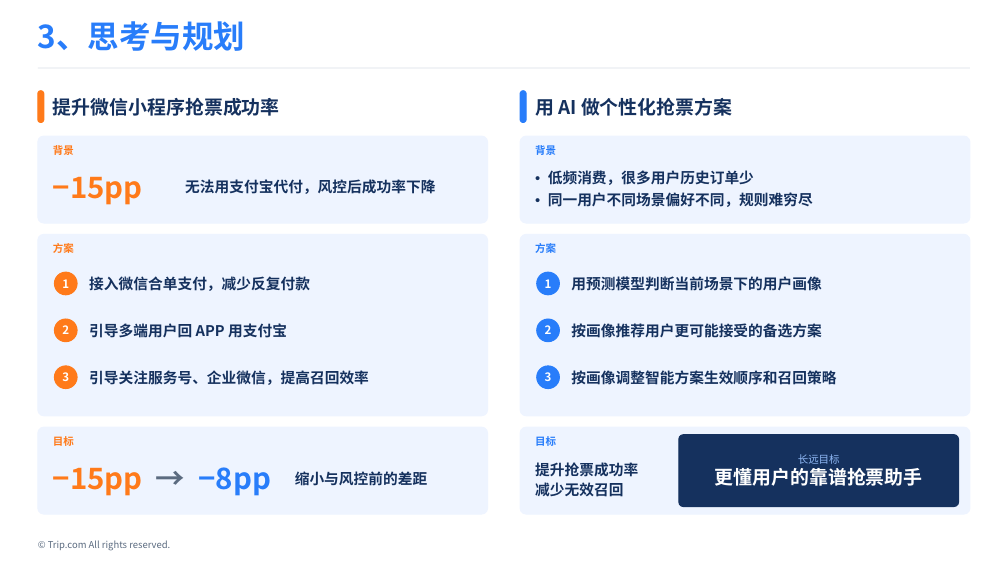
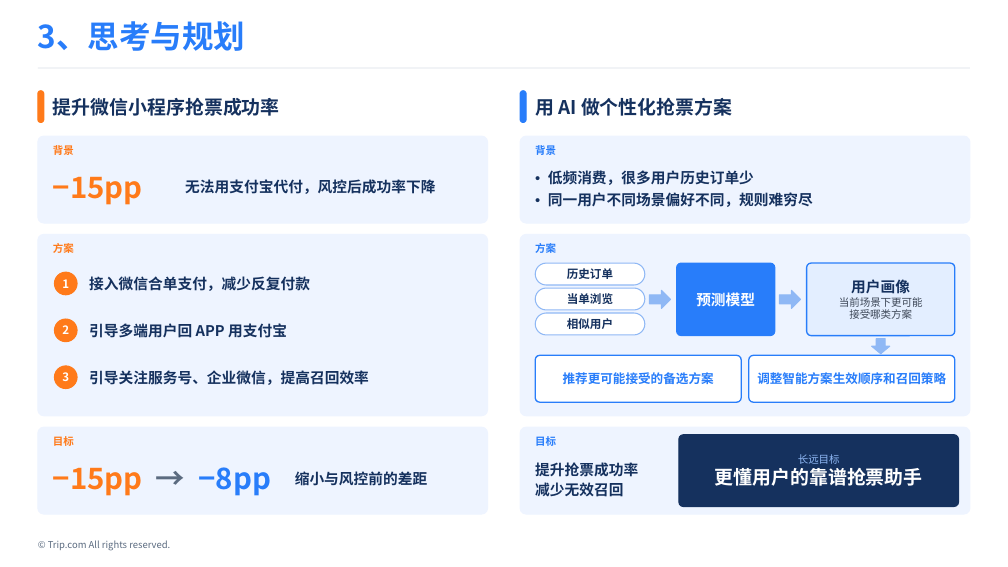
Before and after one commit to Wennie006/AI-myself, a slide deck: slide 11 of 留用答辩_v4.pptx. Drawn at 1008x567 pixels with LibreOffice and Linux fonts; fonts in the diff are those of the drawing. Boxes give left, top, right and bottom in pixels: in the first picture for what was removed or moved away, otherwise in the second. Text is boxed around its words. In the diff, an @@ line names an element or a change of style, - is before the commit and + after.

```diff
--- a/留用答辩_v4.pptx
+++ b/留用答辩_v4.pptx
@@ rounded rectangle added at (535,263,645,285), fill #FFFFFF, outline #8FB8F5 1 pt @@
@@ text at (567,268,613,279): text changed; text colour #FFFFFF to #15315E @@
-1
+历史订单
@@ rounded rectangle added at (677,263,775,336), fill #287DFA, outline #287DFA 1 pt @@
@@ rounded rectangle added at (807,263,955,336), fill #E3EEFF, outline #287DFA 1.25 pt @@
@@ rounded rectangle added at (535,288,645,310), fill #FFFFFF, outline #8FB8F5 1 pt @@
@@ ellipse removed at (537,272,560,295) @@
@@ text added at (567,293,613,304), 11 pt, text #15315E, bold @@
+当单浏览
@@ text removed at (571,276,821,291) @@
-用预测模型判断当前场景下的用户画像
@@ right arrow added at (650,290,671,309), fill #8FB8F5, outline #8FB8F5 1 pt @@
@@ text added at (696,290,755,309), 14 pt, text #FFFFFF, bold @@
+预测模型
@@ right arrow added at (780,290,801,309), fill #8FB8F5, outline #8FB8F5 1 pt @@
@@ text added at (839,279,923,319), 10 pt, text #3D4757 @@
+用户画像
+当前场景下更可能
+接受哪类方案
@@ rounded rectangle added at (535,313,645,335), fill #FFFFFF, outline #8FB8F5 1 pt @@
@@ ellipse removed at (537,319,560,342) @@
@@ text removed at (545,325,552,334) @@
-2
@@ text added at (567,318,613,329), 11 pt, text #15315E, bold @@
+相似用户
@@ rounded rectangle added at (535,355,742,402), fill #FFFFFF, outline #287DFA 1.25 pt @@
@@ rounded rectangle added at (749,355,955,402), fill #FFFFFF, outline #287DFA 1.25 pt @@
@@ down arrow added at (872,339,890,354), fill #8FB8F5, outline #8FB8F5 1 pt @@
@@ ellipse removed at (537,366,560,389) @@
@@ text removed at (545,372,552,381) @@
-3
@@ text at (563,372,714,384): text changed; size 14 to 12 pt; text colour #15315E to #287DFA @@
-按画像推荐用户更可能接受的备选方案
+推荐更可能接受的备选方案
@@ text at (757,372,946,384): text changed; size 14 to 12 pt; text colour #15315E to #287DFA @@
-按画像调整智能方案生效顺序和召回策略
+调整智能方案生效顺序和召回策略
```
